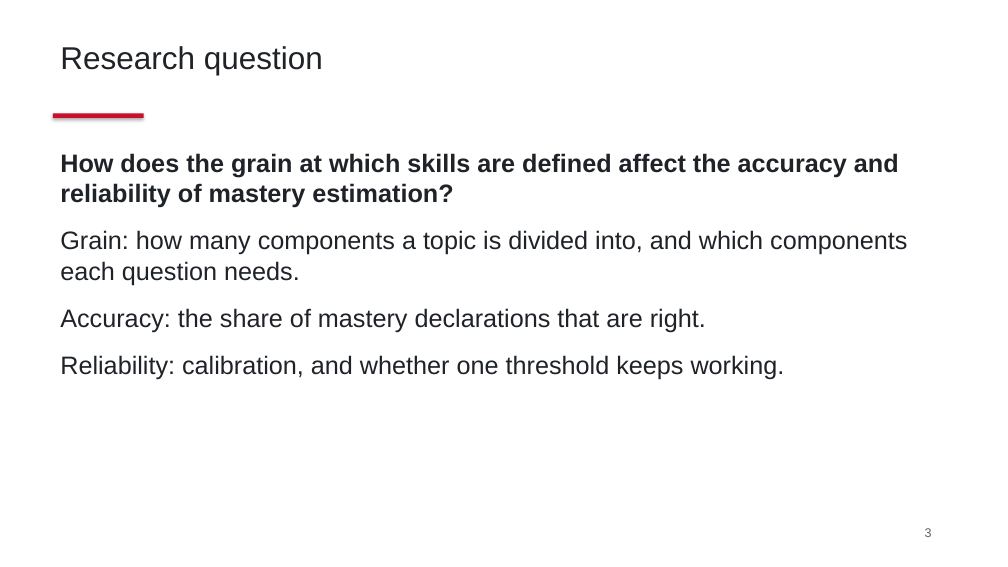
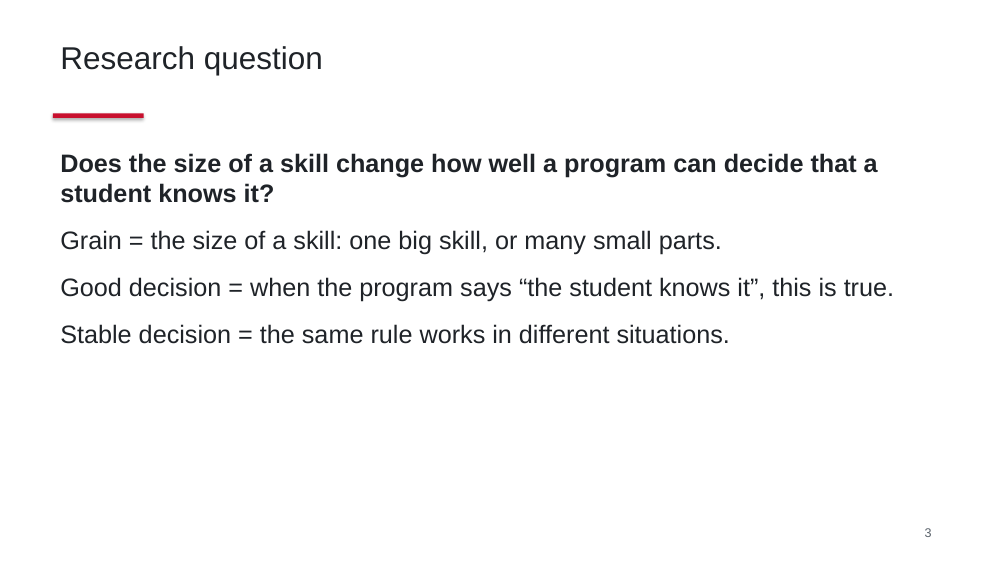
Before and after one commit to DavidTbilisi/zeno-math, a slide deck: slide 3 of docs/thesis/preliminary-defense.pptx. Drawn at 1008x567 pixels with LibreOffice and Linux fonts; fonts in the diff are those of the drawing. Boxes give left, top, right and bottom in pixels: in the first picture for what was removed or moved away, otherwise in the second. Text is boxed around its words. In the diff, an @@ line names an element or a change of style, - is before the commit and + after.

```diff
--- a/docs/thesis/preliminary-defense.pptx
+++ b/docs/thesis/preliminary-defense.pptx
@@ text at (x1=60, y1=153, x2=894, y2=344): text changed @@
-How does the grain at which skills are defined affect the accuracy and reliability of mastery estimation?
-Grain: how many components a topic is divided into, and which components each question needs.
-Accuracy: the share of mastery declarations that are right.
-Reliability: calibration, and whether one threshold keeps working.
+Does the size of a skill change how well a program can decide that a student knows it?
+Grain = the size of a skill: one big skill, or many small parts.
+Good decision = when the program says “the student knows it”, this is true.
+Stable decision = the same rule works in different situations.
```
Also in this commit, not shown: 10 other slides changed, 2 other files.
